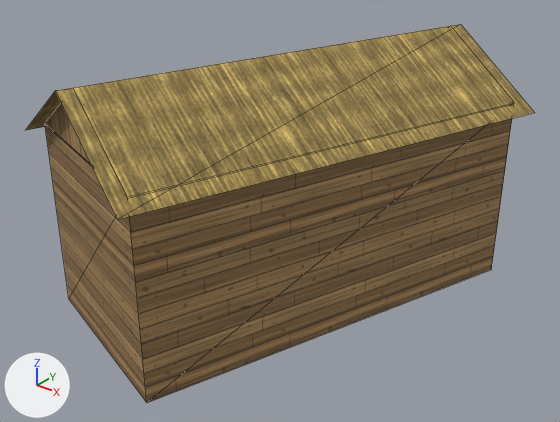
What one commit did to the glTF model world/bridgehollow/export/models/buildings/bld_house_048.glb.
One viewpoint serves both versions: a camera (50 mm lens) standing at (9.17, -11.71, 9.0) and looking at (0.07, -0.35, 1.95). Lighting does not change. The marker at lower left points along +X, +Y and +Z. The older version comes first. Mesh edges are drawn as thin lines. Vertices at exactly the same position are counted once.

Objects in the first picture: 'bld_house_048'.
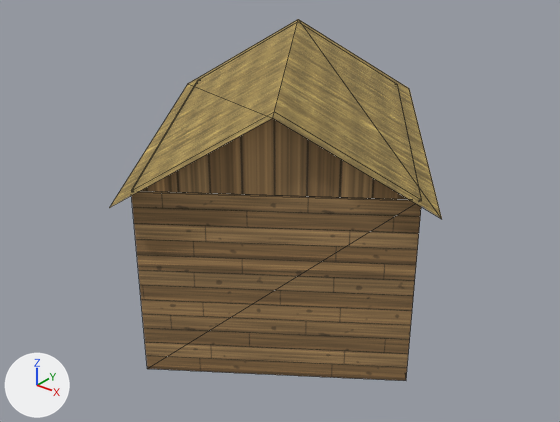
Boxes (x1, y1, x2, y2) around the edits, measured in the pictures (560 x 422 px):
'bld_house_048', reshaped (35% narrower)
    before: (26, 24, 535, 403)
    after: (109, 19, 442, 381)

Patch to the scene script:
```diff
--- a/world/bridgehollow/export/models/buildings/bld_house_048.glb.py
+++ b/world/bridgehollow/export/models/buildings/bld_house_048.glb.py
@@ me_bld_house_048 @@
 # used by ob_bld_house_048; location = (0.0, 0.0, 0.0)
 # before: 2 (-3.28, -3.43, 3.99) at pixel (44, 123), 3 (-0.56, 4.71, 3.99), 5 (0.56, -4.71, 3.99) at pixel (127, 196), 7 (3.28, 3.43, 3.99) at pixel (514, 102), 8 (-0.56, 4.71, 3.97)
 # before: 9 (-3.28, -3.43, 3.97) at pixel (44, 124), 10 (0.56, -4.71, 3.97) at pixel (127, 198), 11 (3.28, 3.43, 3.97) at pixel (514, 103), 12 (-3.28, -3.43, 3.99) at pixel (44, 123), 13 (0.56, -4.71, 3.99) at pixel (127, 196)
 # before: 15 (3.28, 3.43, 3.99) at pixel (514, 102), 16 (-0.56, 4.71, 3.99)
-me_bld_house_048.from_pydata(...)  # 24 vertices, 16 faces; spans x -3.66..3.66, y -5.09..5.09, z 0.0..5.21
-me_bld_house_048.vertices[0].co = (-0.56, 4.71, 0.0)
-me_bld_house_048.vertices[1].co = (-3.28, -3.43, 0.0)  # pixel (68, 299)
-me_bld_house_048.vertices[4].co = (0.56, -4.71, 0.0)  # pixel (146, 402)
-me_bld_house_048.vertices[6].co = (3.28, 3.43, 0.0)  # pixel (491, 269)
-me_bld_house_048.vertices[14].co = (-1.36, -4.07, 5.21)  # pixel (73, 87)
-me_bld_house_048.vertices[17].co = (1.36, 4.07, 5.21)  # pixel (450, 25)
-me_bld_house_048.vertices[18].co = (-0.76, 5.09, 3.81)
-me_bld_house_048.vertices[19].co = (-3.66, -3.62, 3.81)  # pixel (25, 130)
-me_bld_house_048.vertices[20].co = (-1.45, -4.36, 5.21)  # pixel (55, 90)
-me_bld_house_048.vertices[21].co = (1.45, 4.36, 5.21)  # pixel (460, 24)
-me_bld_house_048.vertices[22].co = (0.76, -5.09, 3.81)  # pixel (117, 219)
-me_bld_house_048.vertices[23].co = (3.66, 3.62, 3.81)  # pixel (534, 112)
+me_bld_house_048.from_pydata(...)  # 24 vertices, 16 faces; spans x -4.24..4.24, y -4.46..4.46, z 0.0..5.1
+# me_bld_house_048 part 1
+for i in [3, 8, 16]: me_bld_house_048.vertices[i].co += Vector((-3.25, -3.38, -0.34))
+for i in [7, 11, 15]: me_bld_house_048.vertices[i].co += Vector((-3.12, 0.61, -0.34))
+for i in [2, 9, 12]: me_bld_house_048.vertices[i].co += Vector((3.12, -0.61, -0.34))
+for i in [5, 10, 13]: me_bld_house_048.vertices[i].co += Vector((3.25, 3.38, -0.34))
+me_bld_house_048.vertices[0].co = (-3.81, 1.33, 0.0)
+me_bld_house_048.vertices[1].co = (-0.15, -4.04, 0.0)  # pixel (147, 368)
+me_bld_house_048.vertices[4].co = (3.81, -1.33, 0.0)  # pixel (406, 380)
+me_bld_house_048.vertices[6].co = (0.15, 4.04, 0.0)
+me_bld_house_048.vertices[14].co = (1.83, -2.69, 5.1)  # pixel (274, 111)
+me_bld_house_048.vertices[17].co = (-1.83, 2.69, 5.1)  # pixel (297, 21)
+me_bld_house_048.vertices[18].co = (-4.24, 1.41, 3.47)  # pixel (187, 83)
+me_bld_house_048.vertices[19].co = (-0.23, -4.46, 3.47)  # pixel (109, 207)
+me_bld_house_048.vertices[20].co = (2.0, -2.94, 5.1)  # pixel (272, 118)
+me_bld_house_048.vertices[21].co = (-2.0, 2.94, 5.1)  # pixel (298, 19)
+me_bld_house_048.vertices[22].co = (4.24, -1.41, 3.47)  # pixel (441, 219)
+me_bld_house_048.vertices[23].co = (0.23, 4.46, 3.47)  # pixel (409, 88)
 me_bld_house_048.materials.append(mat_mat_plank)
```
